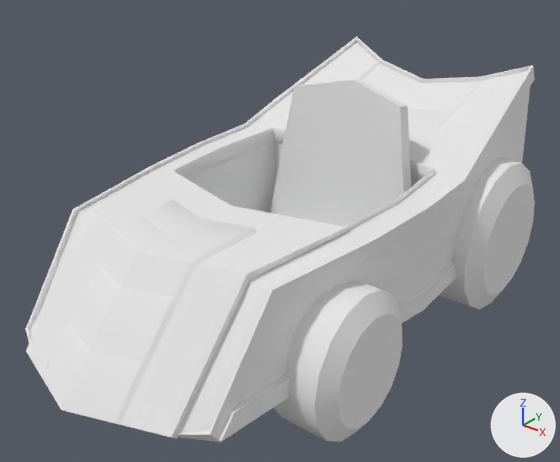
What one commit did to the FBX model Assets/ART/Models/Carts/Cart_3.fbx.
Camera for both pictures: a 50 mm lens placed at (2.65, -3.64, 2.75), pointed at (-0.01, -0.32, 0.69). Lighting does not change. The marker at lower right points along +X, +Y and +Z. The first picture is the older version. Where no turn or scale is listed for an object, it has been applied to the vertices.
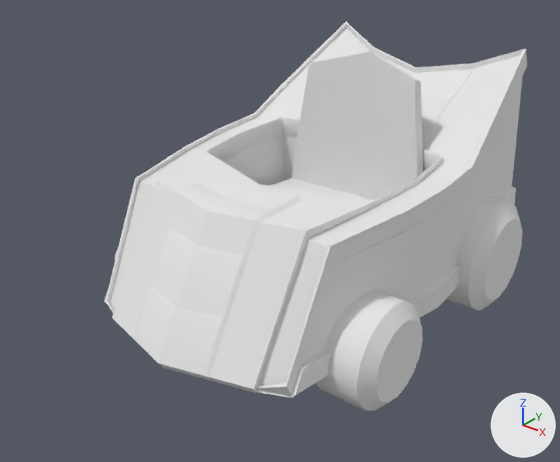
What differs and where, as boxes [x1, y1, x2, y2] in the pictures (560 x 462 px; the box of a moved part takes in the faces that stretch with it):
'Circle.001', reshaped (17% narrower)
    before: [25, 37, 535, 442]
    after: [104, 21, 527, 411]
part 1 of me_circle_001, moved or reshaped
    before: [273, 281, 403, 442]
    after: [316, 291, 423, 411]
part 2 of me_circle_001, moved or reshaped
    before: [26, 37, 358, 344]
    after: [105, 21, 347, 313]
part 3 of me_circle_001, moved or reshaped
    before: [176, 66, 535, 442]
    after: [256, 49, 527, 398]
part 4 of me_circle_001, moved or reshaped
    before: [356, 38, 532, 83]
    after: [346, 23, 525, 73]
part 5 of me_circle_001, rebuilt (17% narrower, 7% shorter)
    before: [25, 42, 530, 442]
    after: [104, 28, 523, 398]
part 6 of me_circle_001, rebuilt (21% narrower, 25% shorter)
    before: [439, 158, 535, 310]
    after: [446, 197, 522, 311]
part 7 of me_circle_001, rebuilt
    before: [173, 127, 436, 234]
    after: [206, 117, 443, 206]
part 8 of me_circle_001, rebuilt
    before: [270, 79, 411, 226]
    after: [269, 52, 423, 200]
part 9 of me_circle_001, deleted
    before: [26, 170, 349, 439]

The change, as a diff of the scene's bpy script:
```diff
--- a/Assets/ART/Models/Carts/Cart_3.fbx.py
+++ b/Assets/ART/Models/Carts/Cart_3.fbx.py
@@ me_circle_001 @@
 # used by ob_circle_001; location = (0.0, 0.0, 0.0)
-me_circle_001.from_pydata(...)  # 696 vertices, 520 faces; spans x -0.99..1.01, y -2.0..1.51, z 0.0..1.48
+me_circle_001.from_pydata(...)  # 688 vertices, 519 faces; spans x -1.0..1.0, y -1.37..1.37, z 0.0..1.62
+# me_circle_001 part 1: the loose piece of 48 vertices spanning x 0.65..1.01, y -1.25..-0.46, z 0.0..0.83 is scaled about its middle by (1, 0.802, 0.758), then moved by (0.0, 0.29, -0.1)
+# me_circle_001 part 2: the loose piece of 40 vertices spanning x -0.86..-0.53, y -1.79..1.51, z 0.36..1.48 is scaled about its middle by (1, 0.782, 1.21), then moved by (-0.01, 0.22, 0.02)
+# me_circle_001 part 3: the loose piece of 35 vertices spanning x 0.54..0.86, y -1.78..1.5, z 0.35..1.47 is scaled about its middle by (1, 0.782, 1.21), then moved by (-0.01, 0.22, 0.02)
+# me_circle_001 part 4: the loose piece of 35 vertices spanning x -0.72..0.74, y 1.28..1.51, z 1.19..1.47 is scaled about its middle by (1, 0.782, 1.21), then moved by (-0.01, -0.11, 0.1)
+# me_circle_001 part 5: the loose piece of 133 vertices spanning x -0.88..0.9, y -1.93..1.5, z 0.38..1.44 is rebuilt with 204 vertices and now spans x -0.89..0.88, y -1.37..1.36, z 0.25..1.57
+# me_circle_001 part 6: the loose piece of 48 vertices spanning x 0.64..1.0, y 0.3..1.31, z 0.01..1.0 is rebuilt with 48 vertices and now spans x 0.64..0.99, y 0.38..1.12, z 0.0..0.75
+# me_circle_001 part 7: the loose piece of 48 vertices spanning x -0.68..0.68, y -0.62..0.51, z 0.9..1.05 is rebuilt with 48 vertices and now spans x -0.69..0.66, y -0.3..0.67, z 0.91..1.09
+# me_circle_001 part 8: the loose piece of 26 vertices spanning x -0.58..0.59, y -0.73..0.46, z 0.39..1.48 is rebuilt with 22 vertices and now spans x -0.59..0.57, y -0.05..0.65, z 0.3..1.62
+# me_circle_001 part 9: the loose piece of 73 vertices spanning x -0.64..0.65, y -2.0..-0.55, z 0.35..1.04 is deleted
+# other edits to the shape of me_circle_001 do not show in these pictures
 me_circle_001.materials.append(mat_material_002)
```
